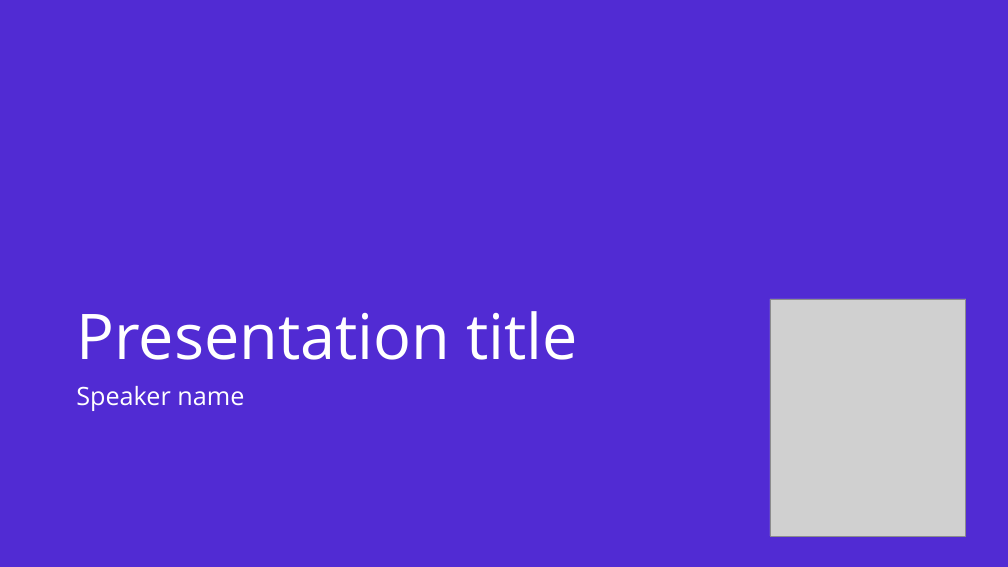
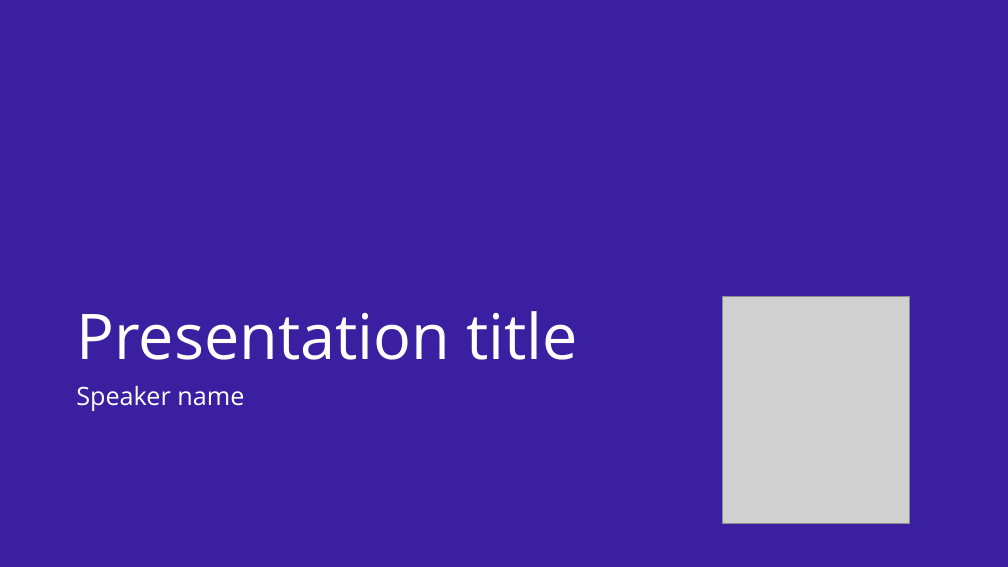
Before and after one commit to dotnet/brand, a slide deck: slide 2 of presentation-template/dotnet-deck-template.odp. Drawn at 1008x567 pixels with LibreOffice and Linux fonts; fonts in the diff are those of the drawing; grey boxes stand for pictures. Boxes give left, top, right and bottom in pixels: in the first picture for what was removed or moved away, otherwise in the second. Text is boxed around its words. In the diff, an @@ line names an element or a change of style, - is before the commit and + after.

```diff
--- a/presentation-template/dotnet-deck-template.odp
+++ b/presentation-template/dotnet-deck-template.odp
@@ background #512BD3 to #3A20A0 @@
@@ picture resized from (x1=770, y1=299, x2=966, y2=536) to (x1=723, y1=296, x2=910, y2=524) @@
```
Also in this commit, not shown: 4 other slides changed, 9 slides added, 8 slides removed, 7 other files.
